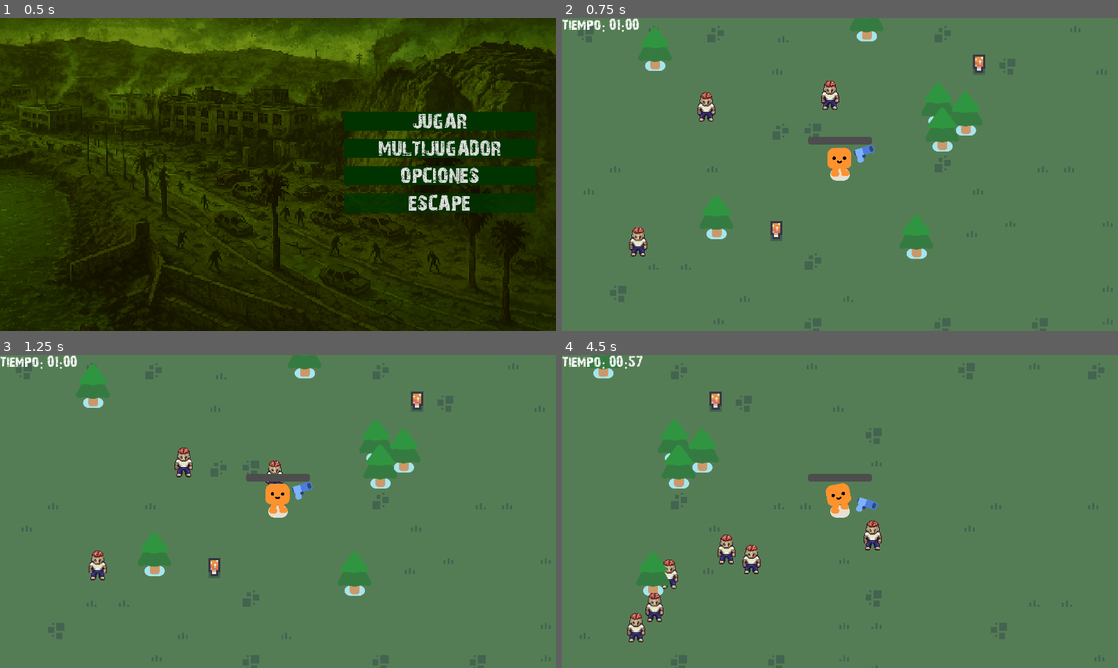
Above: before the commit, frames 1-4 (two rows, left to right).
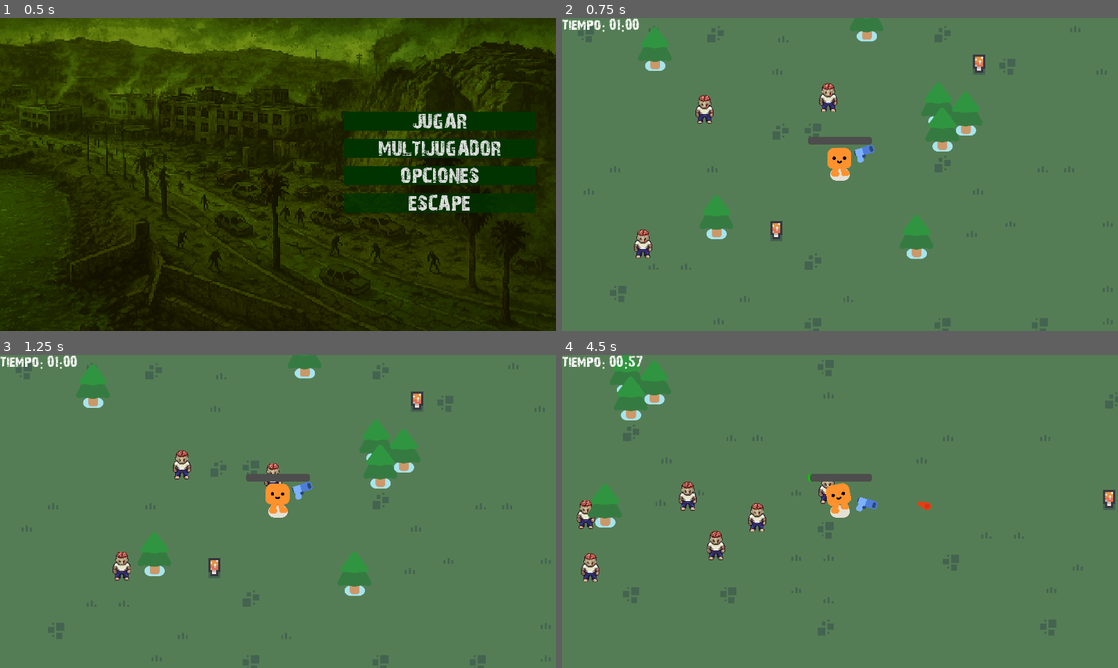
Above: after the commit, the same moments.

Repository: catasardina/Proyecto-Programacion-Avanzada
Game: Godot game, scene res://menu.tscn
Two runs of this game, one before a commit and one after it. Both use one fixed random seed, a clock stepped at 60 frames per second and the inputs below.
Inputs (mouse positions are in pixels of both pictures, inside the frame that each line leads up to):
- Up to frame 1 (0.5 s): no input
- Up to frame 2 (0.75 s): click "JUGAR" at 0.5 s
- Up to frame 3 (1.25 s): no input
- Up to frame 4 (4.5 s): move the mouse to (962, 495) at 1.27 s; hold D (move_right) 1.28-2.03 s; click (962, 495) at 1.35 s; move the mouse to (728, 527) at 2.02 s; hold S (move_down) 2.03-2.78 s; click (728, 527) at 2.1 s; move the mouse to (895, 442) at 2.77 s; hold D (move_right) 2.78-3.53 s; click (895, 442) at 2.85 s; move the mouse to (812, 574) at 3.52 s; hold W (move_up) 3.53-4.28 s; click (812, 574) at 3.6 s; move the mouse to (1006, 558) at 4.27 s; hold A (move_left) from 4.28 s (still down); click (1006, 558) at 4.35 s

Frame 1 is identical in both runs. In frame 2, 0.8% of the frame differs, in the area x 12-50%, y 20-77%; in frame 3, 0.8%; in frame 4, 8.7%, in the area x 2-100%, y 0-100%.

Commit message:
hitbox arreglada

Diff:
--- a/characters/enemigo/slime.tscn
+++ b/characters/enemigo/slime.tscn
@@ -131,14 +131,14 @@
 
 [node name="SlimeBody" type="Sprite2D" parent="Anchor"]
 texture_filter = 1
-position = Vector2(11, 49)
+position = Vector2(223, -29)
 scale = Vector2(2.081, 2)
 texture = ExtResource("3_ka7fv")
 offset = Vector2(0, -36)
 hframes = 10
 
 [node name="EnemigoHurt" type="Sprite2D" parent="Anchor/SlimeBody"]
-position = Vector2(-7.15256e-06, -38)
+position = Vector2(-5.93926e-07, -36)
 scale = Vector2(1, 1.041)
 texture = ExtResource("3_ka7fv")
 hframes = 10
--- a/mob.tscn
+++ b/mob.tscn
@@ -4,7 +4,7 @@
 [ext_resource type="Script" uid="uid://cuap1pp0p6x53" path="res://mob.gd" id="1_nokgg"]
 
 [sub_resource type="CircleShape2D" id="CircleShape2D_nokgg"]
-radius = 45.0111
+radius = 52.0096
 
 [node name="Mob" type="CharacterBody2D"]
 collision_layer = 3
@@ -13,7 +13,8 @@
 
 [node name="Slime" parent="." instance=ExtResource("1_dy6sc")]
 unique_name_in_owner = true
+position = Vector2(-218, 83)
 
 [node name="CollisionShape2D" type="CollisionShape2D" parent="."]
-position = Vector2(217, -71)
+position = Vector2(-2, -5)
 shape = SubResource("CircleShape2D_nokgg")
